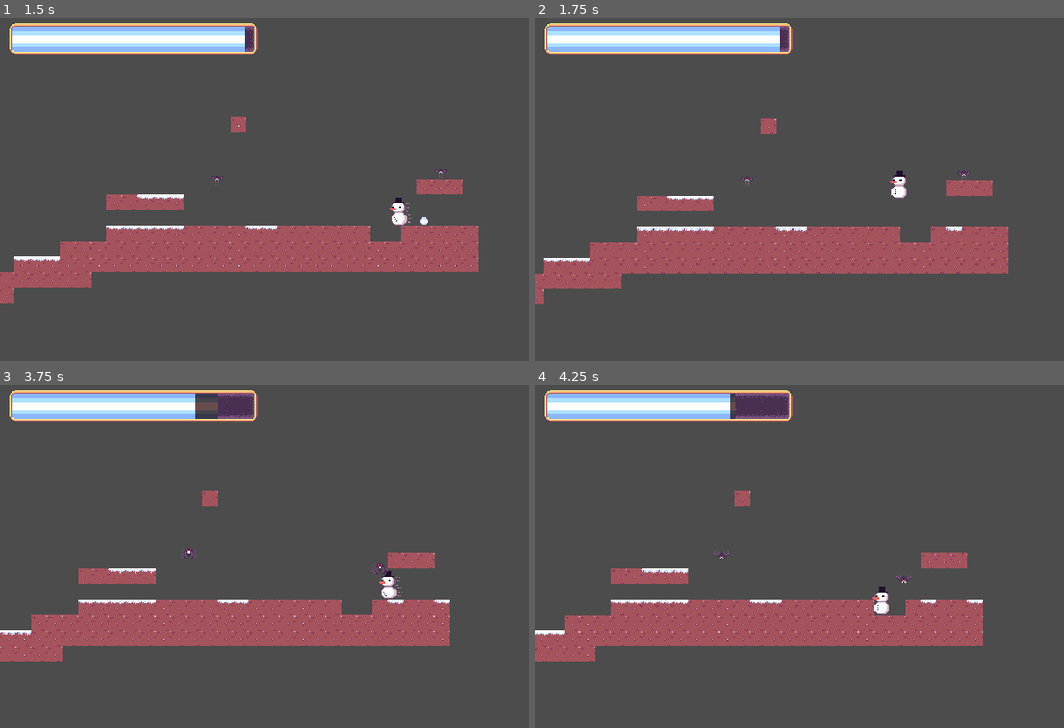
Above: before the commit, frames 1-4 (two rows, left to right).
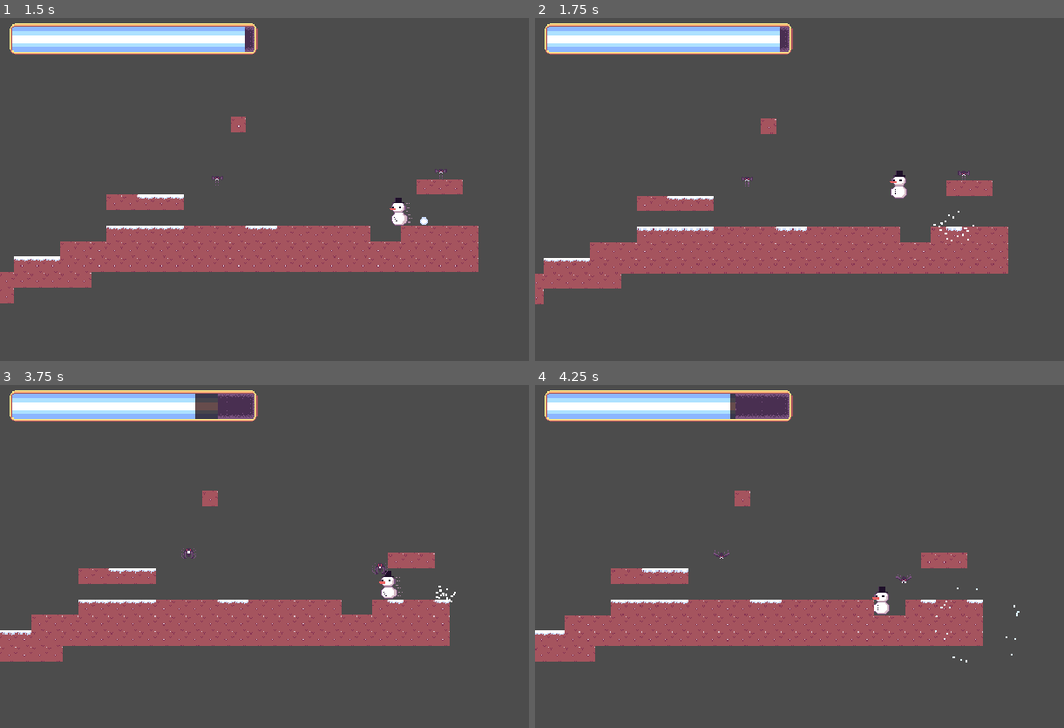
Above: after the commit, the same moments.

Repository: TheRubeThing/SnowmansRevenge
Game: Godot game, scene res://TestLevel.tscn
Two runs of this game, one before a commit and one after it. Both use one fixed random seed, a clock stepped at 60 frames per second and the inputs below.
Inputs (mouse positions are in pixels of both pictures, inside the frame that each line leads up to):
- Up to frame 1 (1.5 s): move the mouse to (502, 168) at 0.52 s; press the mouse at (502, 168) at 0.53 s; hold D (Right) 0.53-1.28 s; tap Space (Jump) at 0.77 s; move the mouse to (211, 203) at 1.27 s; release the mouse at (211, 203) at 1.28 s; hold A (Left) from 1.28 s (still down); tap Shift (RollMod) at 1.35 s
- Up to frame 2 (1.75 s): keep holding A (Left); tap Space (Jump) at 1.52 s
- Up to frame 3 (3.75 s): move the mouse to (417, 477) at 2.02 s; release A (Left) at 2.03 s; press the mouse at (417, 477) at 2.03 s; hold D (Right) 2.03-3.53 s; move the mouse to (312, 621) at 2.77 s; release the mouse at (312, 621) at 2.78 s; tap Shift (RollMod) at 2.85 s; tap Space (Jump) at 3.02 s; move the mouse to (outside the picture) at 3.52 s; press the mouse at (outside the picture) at 3.53 s; hold A (Left) from 3.53 s (still down)
- Up to frame 4 (4.25 s): keep holding A (Left); tap Space (Jump) at 3.77 s

Frame 1 is identical in both runs. In frame 2, less than 0.1% of the frame differs, in the area x 75-84%, y 56-66%; in frame 3, less than 0.1%; in frame 4, less than 0.1%, in the area x 75-92%, y 59-81%.

Commit message:
Added snow particles

Diff:
--- a/Assets/Scenes/Attacks/Snowball.gd
+++ b/Assets/Scenes/Attacks/Snowball.gd
@@ -3,6 +3,7 @@
 
 export(float) var gravity = 98
 export(float) var speed = 400
+export(PackedScene) var snow_particles
 
 onready var _velocity : Vector2 = Vector2.ZERO
 onready var _snow_tiles : TileMap = get_node("../Snow")
@@ -15,6 +16,7 @@
 	if _is_grounded():
 		var cell = _snow_tiles.world_to_map(position)
 		_snow_tiles.set_cell(cell.x, cell.y + 1, 0)
+		spawn_snow()
 		queue_free()
 
 func _is_grounded() -> bool:
@@ -22,3 +24,8 @@
 
 func set_direction(direction : Vector2) -> void:
 	_velocity = direction.normalized() * speed
+
+func spawn_snow():
+	var particles = snow_particles.instance()
+	particles.position = position
+	get_parent().add_child(particles)
--- a/Assets/Scenes/Attacks/Snowball.tscn
+++ b/Assets/Scenes/Attacks/Snowball.tscn
@@ -1,7 +1,8 @@
-[gd_scene load_steps=4 format=2]
+[gd_scene load_steps=5 format=2]
 
 [ext_resource path="res://Assets/Sprites/Attacks/Snowball.png" type="Texture" id=1]
 [ext_resource path="res://Assets/Scenes/Attacks/Snowball.gd" type="Script" id=2]
+[ext_resource path="res://Assets/Scenes/Particles/SnowImpact.tscn" type="PackedScene" id=3]
 
 [sub_resource type="RectangleShape2D" id=1]
 extents = Vector2( 4, 4 )
@@ -11,6 +12,7 @@
 ]]
 collision_layer = 4
 script = ExtResource( 2 )
+snow_particles = ExtResource( 3 )
 
 [node name="CollisionShape2D" type="CollisionShape2D" parent="."]
 shape = SubResource( 1 )
--- a/Assets/Scenes/Characters/Bat.gd
+++ b/Assets/Scenes/Characters/Bat.gd
@@ -34,6 +34,7 @@
 func _on_HitBox_body_entered(body):
 	if body.is_in_group("PlayerProjectile"):
 		if $InvisiblityTimer.is_stopped():
+			body.spawn_snow()
 			$InvisiblityTimer.start()
 			$AnimationPlayer.play("Flash")
 			$AnimationPlayer.queue("Flutter")
--- /dev/null
+++ b/Assets/Scenes/Particles/SnowImpact.gd
@@ -0,0 +1,12 @@
+extends Particles2D
+
+onready var timeout = lifetime
+
+func _ready():
+	print("Snow impact")
+	emitting = true
+
+func _process(delta):
+	timeout -= delta
+	if timeout <= 0:
+		queue_free()
--- /dev/null
+++ b/Assets/Scenes/Particles/SnowImpact.tscn
@@ -0,0 +1,32 @@
+[gd_scene load_steps=5 format=2]
+
+[ext_resource path="res://Assets/Scenes/Particles/SnowImpact.gd" type="Script" id=1]
+
+[sub_resource type="Gradient" id=2]
+offsets = PoolRealArray( 0, 0.77037, 0.9, 1 )
+colors = PoolColorArray( 1, 1, 1, 1, 0.885448, 0.960266, 0.989542, 1, 0.503832, 0.837258, 0.96875, 0.52549, 0.780392, 0.921569, 0.980392, 0 )
+
+[sub_resource type="GradientTexture" id=3]
+gradient = SubResource( 2 )
+
+[sub_resource type="ParticlesMaterial" id=1]
+emission_shape = 1
+emission_sphere_radius = 5.0
+flag_disable_z = true
+direction = Vector3( 0, 0, 0 )
+spread = 180.0
+gravity = Vector3( 0, 200, 0 )
+initial_velocity = 70.0
+orbit_velocity = 0.0
+orbit_velocity_random = 0.0
+scale = 2.0
+color_ramp = SubResource( 3 )
+
+[node name="SnowImpact" type="Particles2D"]
+emitting = false
+amount = 20
+lifetime = 0.75
+one_shot = true
+explosiveness = 0.9
+process_material = SubResource( 1 )
+script = ExtResource( 1 )
